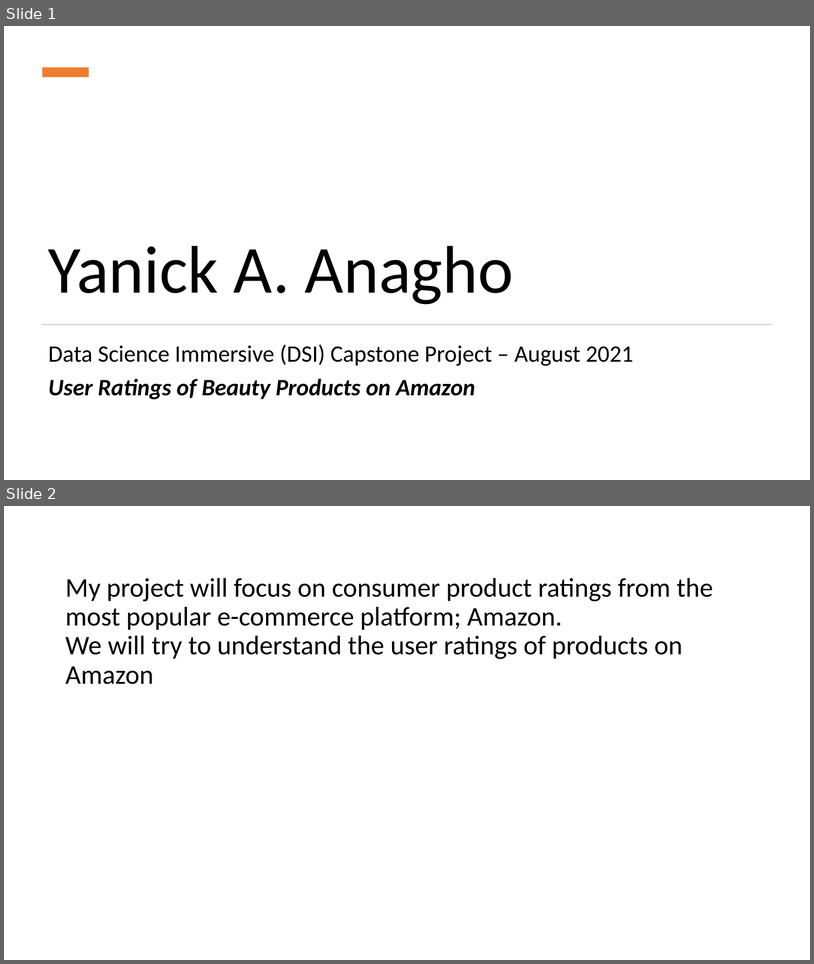
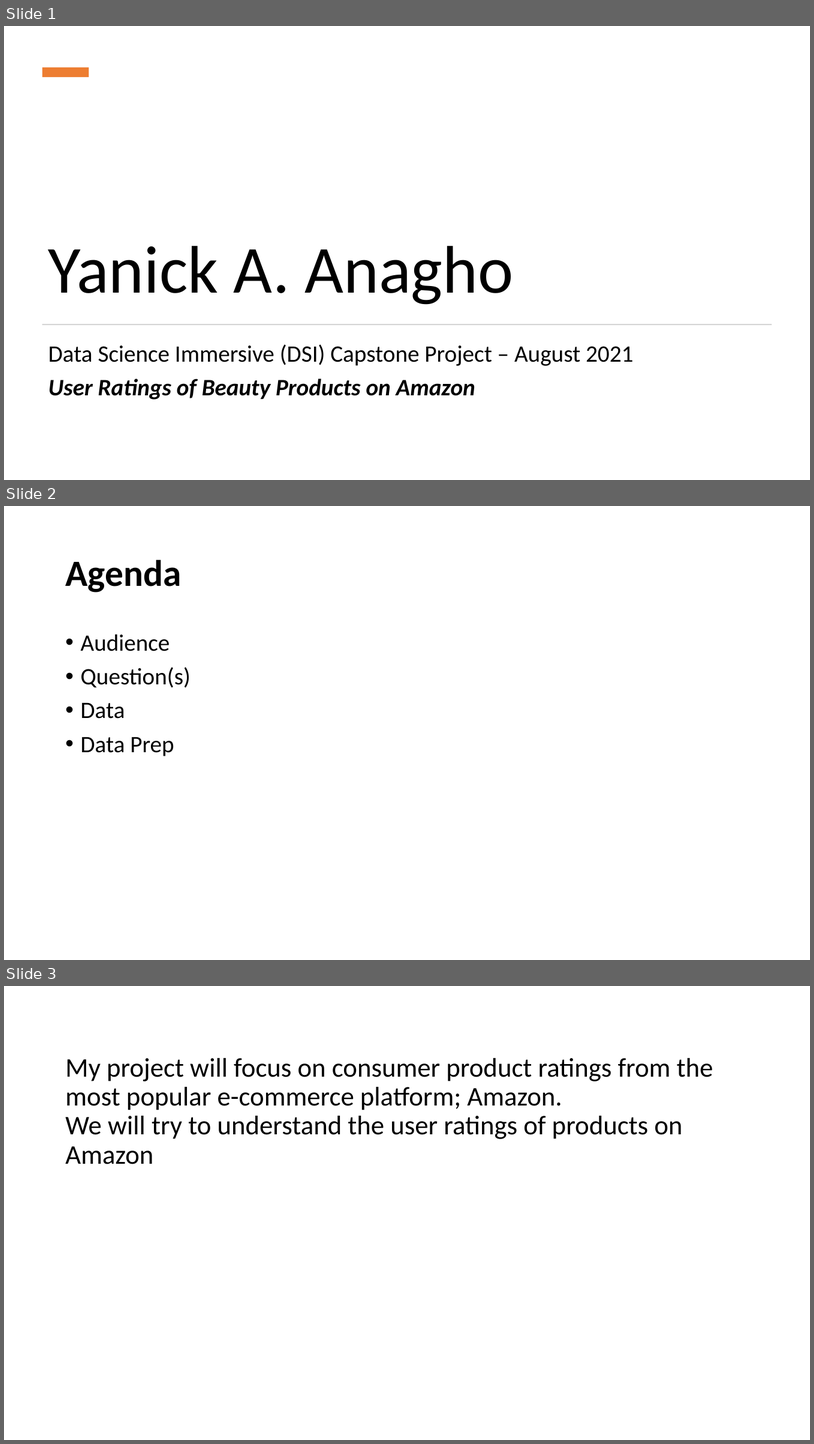
Before and after one commit to hekaplex/2021_04_DSI_WDX2, a slide deck: yanick.anagho@divergence.one/Capstone Presentation_User Ratings - Products.pptx. Shown one above the other, each under a label of ours: slides 1 and 2 before the commit, slides 1, 2 and 3 after it. The pictures are 814x964 and 814x1444 pixels, drawn with LibreOffice and Linux fonts; fonts in the diff are those of the drawing. Boxes give left, top, right and bottom in pixels: in the first picture for what was removed or moved away, otherwise in the second. Text is boxed around its words. In the diff, an @@ line names an element or a change of style, - is before the commit and + after.

```diff
--- a/yanick.anagho@divergence.one/Capstone Presentation_User Ratings - Products.pptx
+++ b/yanick.anagho@divergence.one/Capstone Presentation_User Ratings - Products.pptx
@@ slide 2 added at (4,506,810,960), background #FFFFFF @@
@@ title added at (65,559,181,592), 44 pt, text #000000, bold @@
+Agenda
@@ text added at (81,634,191,756), 28 pt, text #000000 @@
+• Audience
+• Question(s)
+• Data
+• Data Prep
@@ what was slide 2 is now slide 3 @@
```
Also in this commit, not shown: 1 slide changed, 1 other slide added.
